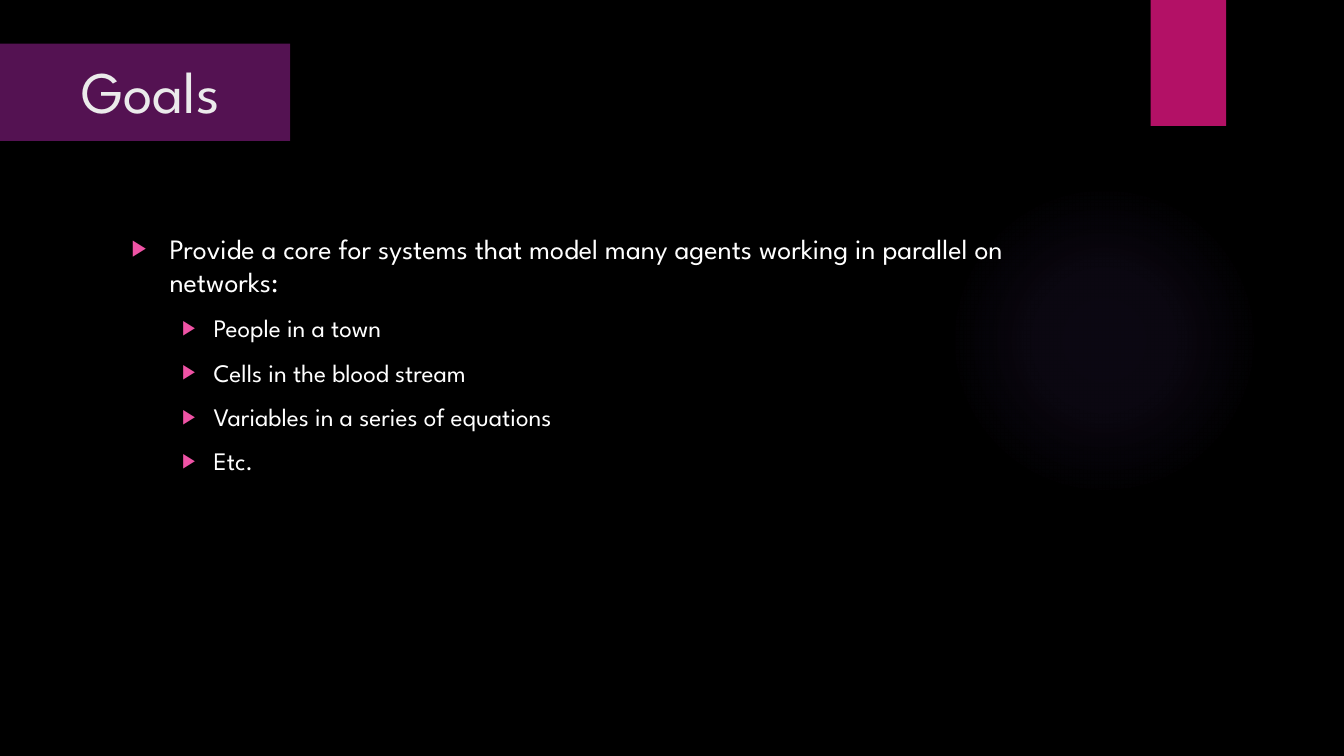
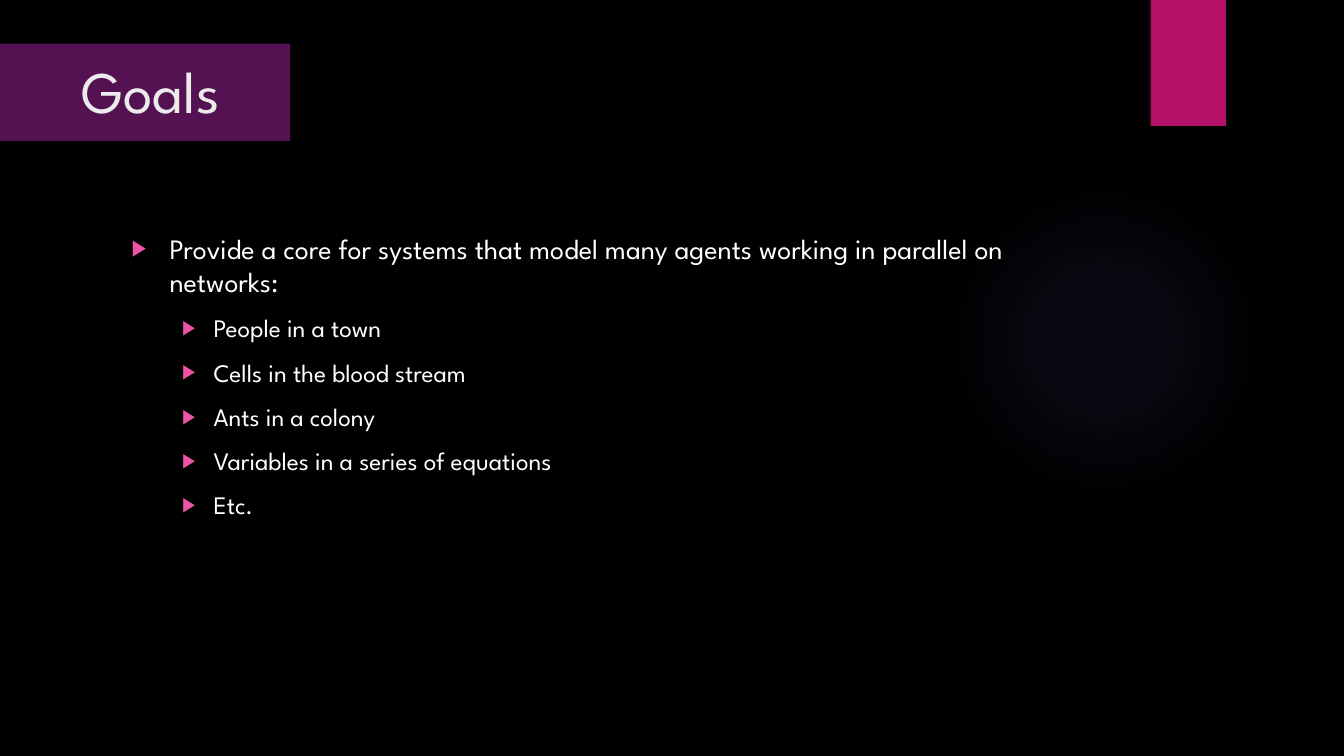
Before and after one commit to amatkins/cis598, a slide deck: slide 2 of Documents/Requirements.pptx. Drawn at 1344x756 pixels with LibreOffice and Linux fonts; fonts in the diff are those of the drawing; background and template pictures are left out. Boxes give left, top, right and bottom in pixels: in the first picture for what was removed or moved away, otherwise in the second. Text is boxed around its words. In the diff, an @@ line names an element or a change of style, - is before the commit and + after.

Commit message:
Added another example to requirements.pptx

```diff
--- a/Documents/Requirements.pptx
+++ b/Documents/Requirements.pptx
@@ text at (214,408,375,432): paragraph added @@
+  ▶ Ants in a colony
```
Also in this commit, not shown: 2 other files.
